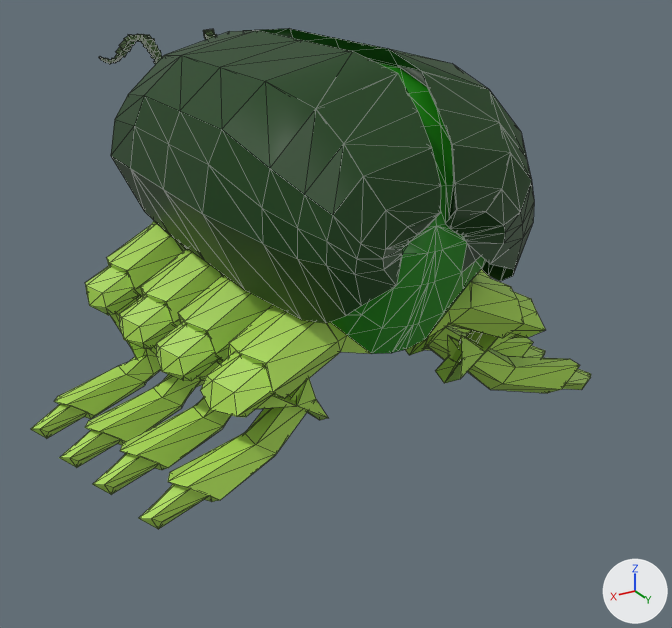
What one commit did to the glTF model props/imports/bug.glb.
Rendered twice from a camera (50 mm lens) standing at (3.82, 7.3, 4.41) and looking at (-0.31, 0.42, 0.97). Arrows for +X, +Y and +Z are at lower right; the lights stay in place. Mesh edges are drawn as thin lines. Where no turn or scale is listed for an object, it has been applied to the vertices. Vertices at the same position are counted once.

The first picture shows 'Body'.
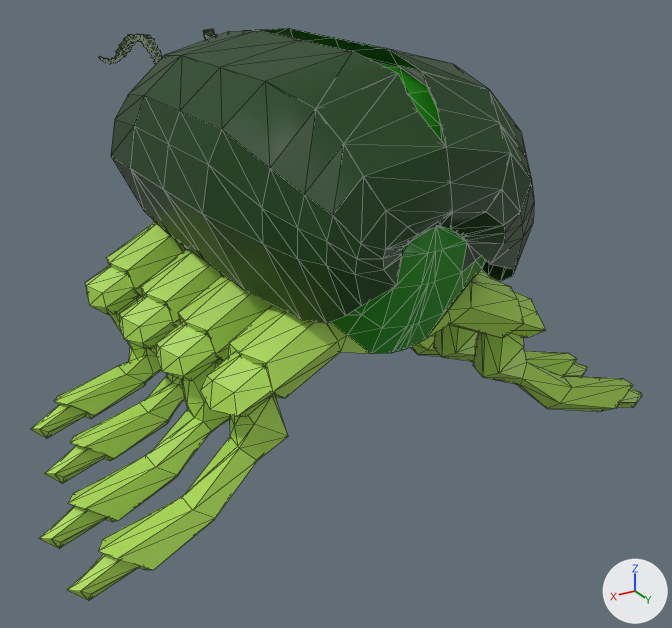
What the commit changed:
me_cylinder is used by ob_body; location (0.0, 0.0, 2.31).
Verts and faces of me_cylinder; kept vertices keep their numbers, new ones are numbered from 1711.
Before the commit, vertices of me_cylinder: 505 (1.28, -0.75, -1.87) at pixel (135, 356).
me_cylinder had 1711 vertices, 3452 faces and spanned x -2.4..2.4, y -2.76..2.43, z -2.33..1.19.
me_cylinder now has 1707 vertices, 3451 faces and spans x -2.78..2.78, y -2.76..2.47, z -2.33..1.19.
Part 1, on me_cylinder:
12 faces are deleted.
17 vertices in x 0.7..2.19, y 1.51..1.98, z -1.89..-1.24 move by (0.58, 0.13, -0.29).
15 vertices in x 1.12..2.36, y 0.06..0.52, z -2.2..-1.62 move by (0.14, 0.02, -0.1).
13 vertices in x 1.05..2.29, y 0.13..0.56, z -2.13..-1.7 move by (0.14, 0.01, -0.1).
11 vertices in x 0.95..2.23, y 0.89..1.34, z -1.93..-1.38 move by (0.47, 0.14, -0.24).
8 vertices in x 0.87..2.31, y 0.92..1.31, z -2.03..-1.45 move by (0.47, 0.13, -0.24).
6 vertices in x 1.06..2.06, y 1.74..2.06, z -1.94..-1.66 move by (0.58, 0.13, -0.3).
32 vertices move from x 0.61..2.28, y 0.3..2.03, z -2.09..-1.13 to x 0.99..2.7, y 0.33..2.16, z -2.2..-1.31.
12 new faces join them.
Part 2, on me_cylinder:
Vertex 505 moves to (1.35, -0.74, -1.91), pixel (128, 361).
Part 3, on me_cylinder:
6 vertices are removed from x -0.09..0.09, y 2.3..2.43, z 0.09..0.66.
32 faces are deleted.
2 vertices move from x 0.06..0.08, y 2.3..2.41, z 0.09..0.41 to x 0.0, y 2.35..2.43, z 0.1..0.43.
2 vertices are added at (0.0, 2.37, 0.66), (0.0, 2.47, 0.23).
31 new faces join them.
Part 4, on me_cylinder:
18 vertices are removed from x -1.12..-0.64, y 0.06..1.88, z -1.8..-1.13.
78 faces are deleted.
16 vertices in x -2.19..-0.75, y 1.51..1.98, z -1.89..-1.24 move by (-0.58, 0.13, -0.29).
14 vertices in x -2.36..-1.14, y 0.11..0.52, z -2.2..-1.63 move by (-0.14, 0.02, -0.1).
11 vertices in x -2.29..-1.11, y 0.14..0.56, z -2.13..-1.77 move by (-0.14, 0.01, -0.1).
11 vertices in x -2.23..-0.95, y 0.89..1.34, z -1.93..-1.38 move by (-0.47, 0.14, -0.24).
7 vertices in x -2.31..-1.2, y 0.92..1.31, z -2.03..-1.68 move by (-0.47, 0.13, -0.24).
6 vertices in x -2.06..-1.06, y 1.74..2.06, z -1.94..-1.66 move by (-0.58, 0.13, -0.3).
19 vertices move from x -2.28..-0.61, y 0.31..2.03, z -2.09..-1.37 to x -2.7..-0.99, y 0.33..2.16, z -2.2..-1.39.
18 vertices are added at x -1.41..-1.02, y 0.08..1.94, z -1.9..-1.31.
78 new faces join them.

Location of each change, (x1, y1, x2, y2) in pixels of the pictures (672 x 628 px; the box of a moved part takes in the faces that stretch with it):
'Body', reshaped (9% wider, 14% taller): before (31, 28, 591, 529); after (31, 28, 642, 601)
part 1 of me_cylinder, moved or reshaped: before (59, 360, 328, 529); after (39, 361, 288, 601)
part 2 of me_cylinder, moved or reshaped: before (129, 350, 137, 362); after (129, 347, 137, 362)
part 3 of me_cylinder, moved or reshaped: (344, 109, 510, 235) in both
part 4 of me_cylinder, moved or reshaped: before (405, 325, 591, 393); after (410, 325, 642, 412)
